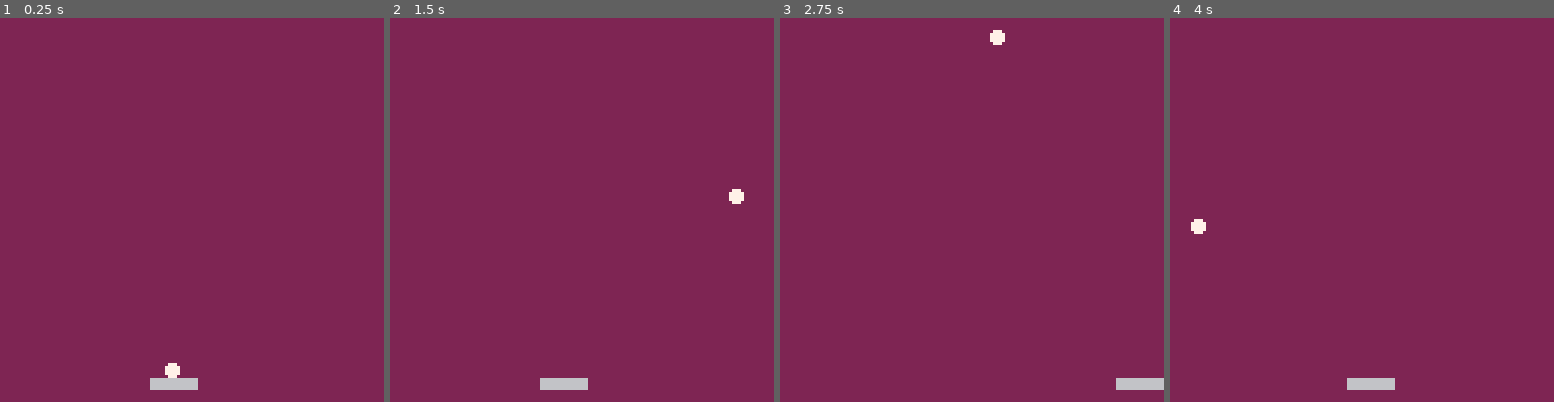
Above: before the commit, frames 1-4 (left to right).
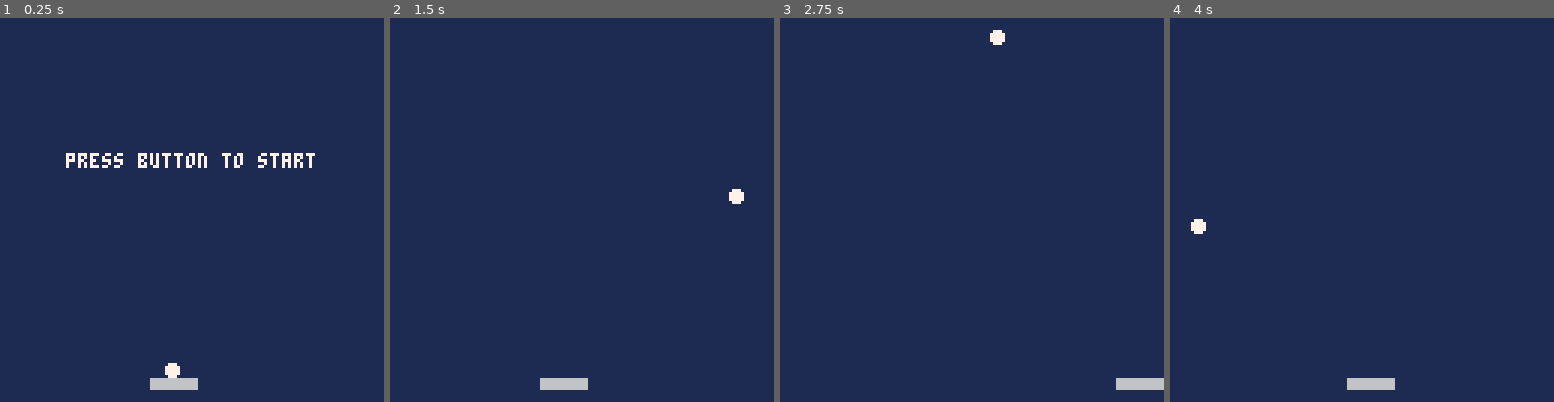
Above: after the commit, the same moments.

Repository: natessilva/breakout8
Game: PICO-8 cartridge breakout.p8
Two runs of this game, one before a commit and one after it. Both use one fixed random seed, a clock stepped at 60 frames per second and the inputs below.
Inputs:
- Up to frame 1 (0.25 s): no input
- Up to frame 2 (1.5 s): tap X (X key) at 0.33, 1.07 s; tap O (Z key) at 0.7 s
- Up to frame 3 (2.75 s): hold Right 1.6-2.1 s; tap O (Z key) at 1.7, 2.1, 2.5 s; tap X (X key) at 1.85 s; hold Right from 2.47 s (still down)
- Up to frame 4 (4 s): tap O (Z key) at 2.9, 3.3, 3.7 s; tap X (X key) at 2.97 s; release Right at 3.03 s; hold Left 3.08-3.58 s

The runs differ from the first frame. In frame 1, 99% of the frame differs, in the area x 0-100%, y 0-100%; in frame 2, 99%; in frame 3, 99%; in frame 4, 99%.

Commit message:
State draw functions!!!

Diff:
--- a/breakout.p8
+++ b/breakout.p8
@@ -11,9 +11,8 @@
 end
 
 function _draw()
-	cls(2)
-	draw_paddle()
-	draw_ball()
+	cls(1)
+	draw_state()
 end
 -->8
 -- ball
@@ -83,15 +82,19 @@
 -->8
 --utilities
 function rect_collide(x1,y1,w1,h1,x2,y2,w2,h2)
-	print(y2)
 	return x1 < x2 + w2
 			and x2 < x1 + w1
 			and y1 < y2 + h2
 			and y2 < y1 + h1
 end
 
+
+function center_text(text,y,c)
+	width=#text*2
+	print(text,64-width,y,c)
+end
 -->8
---game states
+--game states/modes
 
 function init_game()
 	spd = 1.2
@@ -138,6 +141,34 @@
 	 state='start'
 	end
 end
+
+function draw_state()
+	if state=='start' then
+		draw_start()
+	elseif state=='game' then
+		draw_game()
+	elseif state=='end' then
+		draw_end()
+	end
+end
+
+function draw_start()
+	cls(1)
+	center_text("press button to start", 45,7)
+	draw_paddle()
+	draw_ball()
+end
+
+function draw_game()
+	draw_paddle()
+	draw_ball()
+end
+
+function draw_end()
+	cls(2)
+	center_text("press button to re-play",45,7)
+	center_text("u died",75,8)
+end
 __gfx__
 00000000000000000000000000000000000000000000000000000000000000000000000000000000000000000000000000000000000000000000000000000000
 00000000000000000000000000000000000000000000000000000000000000000000000000000000000000000000000000000000000000000000000000000000
